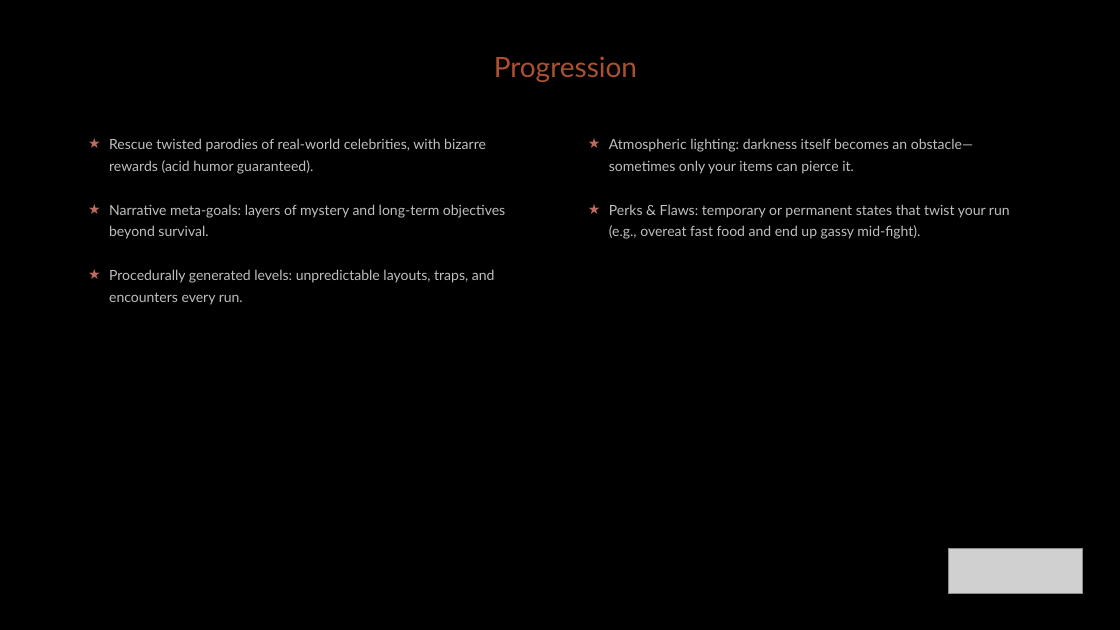
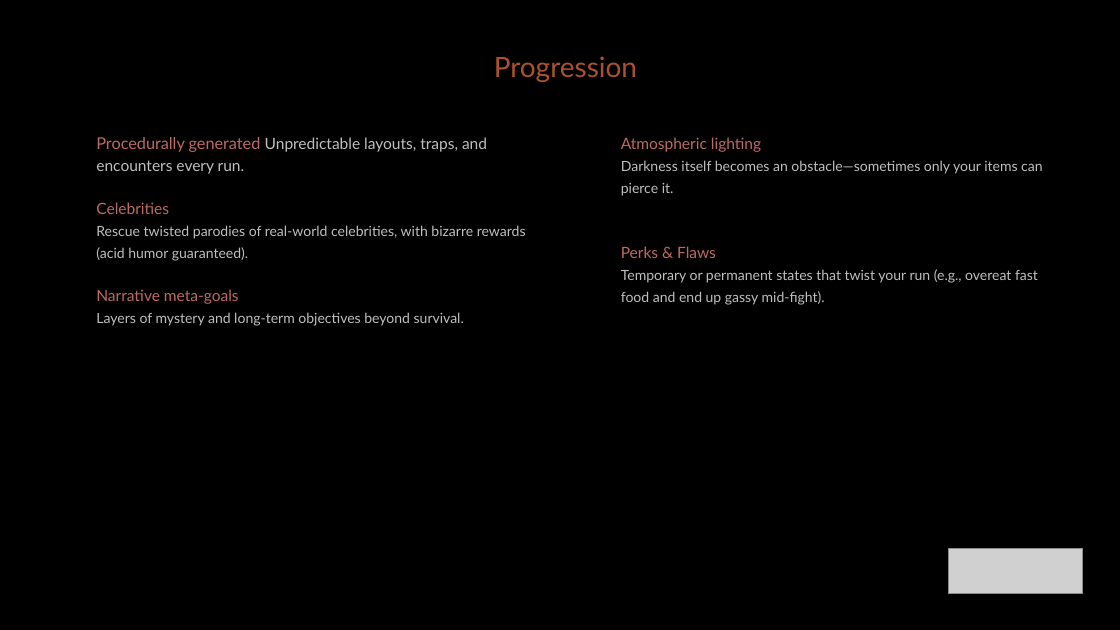
Before and after one commit to diegohcanepa/Remizione, a slide deck: slide 7 of Pitch Deck.pptx. Drawn at 1120x630 pixels with LibreOffice and Linux fonts; fonts in the diff are those of the drawing; grey boxes stand for pictures; background and template pictures are left out. Boxes give left, top, right and bottom in pixels: in the first picture for what was removed or moved away, otherwise in the second. Text is boxed around its words. In the diff, an @@ line names an element or a change of style, - is before the commit and + after.

```diff
--- a/Pitch Deck.pptx
+++ b/Pitch Deck.pptx
@@ subtitle "Procedurally generated Unpredictable layouts, traps, ...": place and size @@
-subtitle "Procedurally generated Unpredictable layouts, traps, ..." at (109,138,505,305)
+subtitle "Procedurally generated Unpredictable layouts, traps, ..." at (96,137,526,326)
@@ subtitle at (96,137,487,214): paragraphs added @@
+Procedurally generated Unpredictable layouts, traps, and encounters every run.
+Celebrities
@@ text at (621,137,1042,305): text changed @@
-★ Atmospheric lighting: darkness itself becomes an obstacle—sometimes only your items can pierce it.
-★ Perks & Flaws: temporary or permanent states that twist your run (e.g., overeat fast food and end up gassy mid-fight).
+Atmospheric lighting
+Darkness itself becomes an obstacle—sometimes only your items can pierce it.
+Perks & Flaws
+Temporary or permanent states that twist your run (e.g., overeat fast food and end up gassy mid-fight).
@@ subtitle at (96,225,526,261): bullet ★ to none @@
@@ subtitle at (96,289,464,326): text changed @@
-★ Narrative meta-goals: layers of mystery and long-term objectives beyond survival.
-★ Procedurally generated levels: unpredictable layouts, traps, and encounters every run.
+Narrative meta-goals
+Layers of mystery and long-term objectives beyond survival.
```
Also in this commit, not shown: 12 other slides changed, 2 slides added, 2 slides removed, 5 other files.
